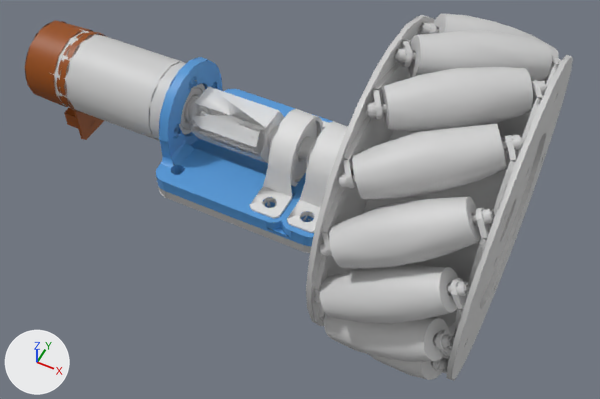
The COLLADA model as_description/meshes/motor.dae, before and after one commit.
One viewpoint serves both versions: a 50 mm lens placed at (0.144, -0.259, 0.312), pointed at (0.021, -0.013, 0.005). Every picture has the same lights, and +X, +Y and +Z are marked at lower left. Where no turn or scale is listed for an object, it has been applied to the vertices.

Objects in the first picture: 'motor_assembly'.
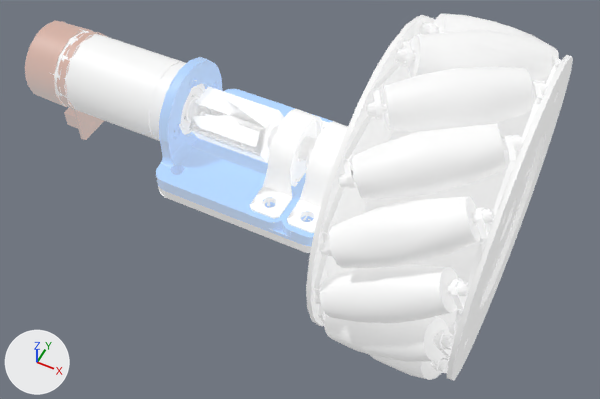
Scene script edits in JSON lines:
```json
{"op": "add", "block": "mat_id59", "code": "mat_id59.emission_strength = 1.0"}
{"op": "add", "block": "mat_id10_004", "code": "mat_id10_004.emission_strength = 1.0"}
{"op": "add", "block": "mat_id18_004", "code": "mat_id18_004.emission_strength = 1.0"}
{"op": "add", "block": "mat_id43", "code": "mat_id43.emission_strength = 1.0"}
{"op": "add", "block": "mat_id43", "code": "mat_id43.emission_color = (0.35, 0.35, 0.35)  # grey #a0a0a0"}
{"op": "add", "block": "mat_id51", "code": "mat_id51.emission_strength = 1.0"}
{"op": "add", "block": "mat_id27", "code": "mat_id27.emission_strength = 1.0"}
{"op": "add", "block": "mat_id27", "code": "mat_id27.emission_color = (0.35, 0.35, 0.35)  # grey #a0a0a0"}
{"op": "add", "block": "mat_id35_004", "code": "mat_id35_004.emission_strength = 1.0"}
```

Changed parts and their boxes [x1, y1, x2, y2] in the pictures (600 x 399 px):
```json
{"object": "motor_assembly", "change": "surface changed, recoloured", "before": [25, 13, 573, 381], "after": [25, 13, 573, 381], "on screen": "grey to white"}
```
